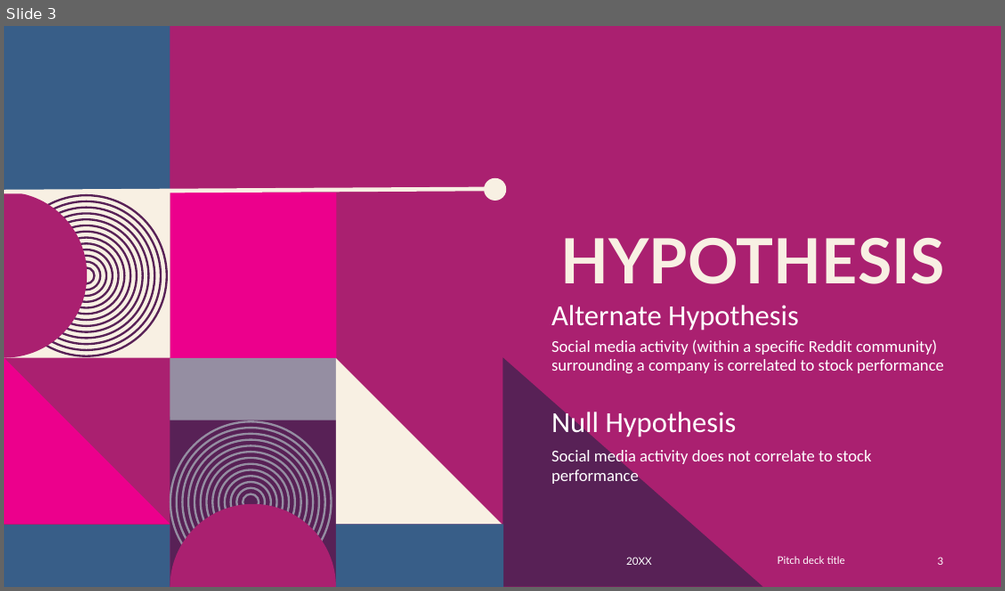
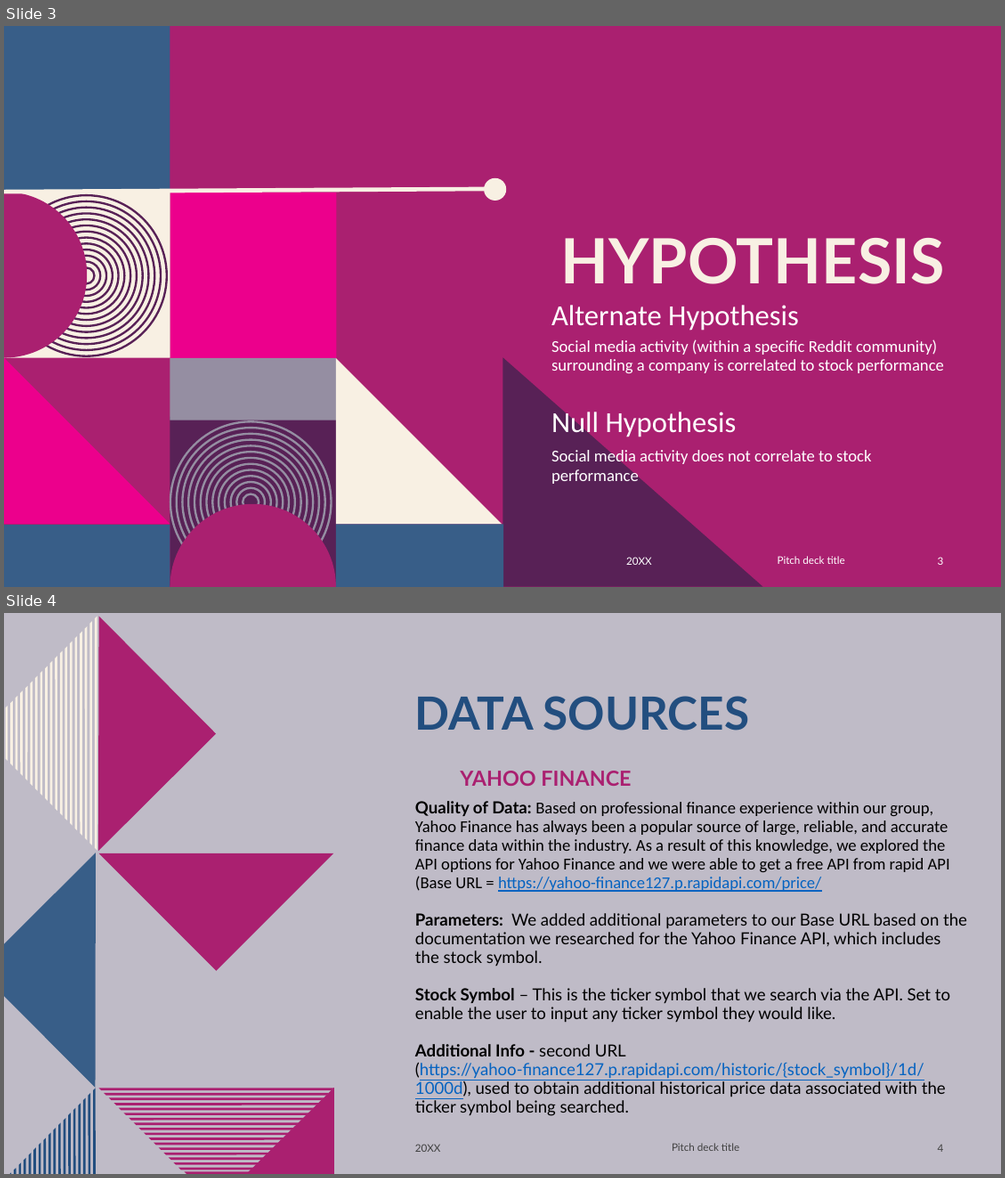
Before and after one commit to AprilHolmes7825/Project_1, a slide deck: Reddit Yahoo Finance Presentation.pptx. Shown one above the other, each under a label of ours: slide 3 before the commit, slides 3 and 4 after it. The pictures are 1005x591 and 1005x1178 pixels, drawn with LibreOffice and Linux fonts; fonts in the diff are those of the drawing; background and template pictures are left out. Boxes give left, top, right and bottom in pixels: in the first picture for what was removed or moved away, otherwise in the second. Text is boxed around its words. In the diff, an @@ line names an element or a change of style, - is before the commit and + after.

Commit message:
updated ppt data sources slides with final

```diff
--- a/Reddit Yahoo Finance Presentation.pptx
+++ b/Reddit Yahoo Finance Presentation.pptx
@@ slide 4 added at bbox=[4, 613, 1001, 1174], background #BFBBC7 @@
@@ title added at bbox=[415, 696, 750, 730], 44 pt, text #224E7F, bold @@
+DATA SOURCES
@@ text added at bbox=[460, 771, 631, 786], 20 pt, text #AA2070, bold @@
+YAHOO FINANCE
@@ text added at bbox=[415, 801, 967, 1116], 16 pt, text #000000 @@
+Quality of Data: Based on professional finance experience within our group, Yahoo Finance has always been a popular source of large, reliable, and accurate finance data within the industry. As a result of this knowledge, we explored the API options for Yahoo Finance and we were able to get a free API from rapid API (Base URL = https://yahoo-finance127.p.rapidapi.com/price/
+Parameters: We added additional parameters to our Base URL based on the documentation we researched for the Yahoo Finance API, which includes the stock symbol.
+Stock Symbol – This is the ticker symbol that we search via the API. Set to enable the user to input any ticker symbol they would like.
+Additional Info - second URL (https://yahoo-finance127.p.rapidapi.com/historic/{stock_symbol}/1d/1000d), used to obtain additional historical price data associated with the ticker symbol being searched.
@@ text added at bbox=[415, 1143, 441, 1151], 10 pt, text #404040 @@
+20XX
@@ text added at bbox=[672, 1143, 739, 1151], 10 pt, text #404040 @@
+Pitch deck title
@@ page number added at bbox=[938, 1144, 944, 1151], 10 pt, text #404040 @@
+4
@@ group added at bbox=[4, 616, 334, 1174]: 59 freeform shapes @@
```
Also in this commit, not shown: 1 other slide added, 1 slide removed.
